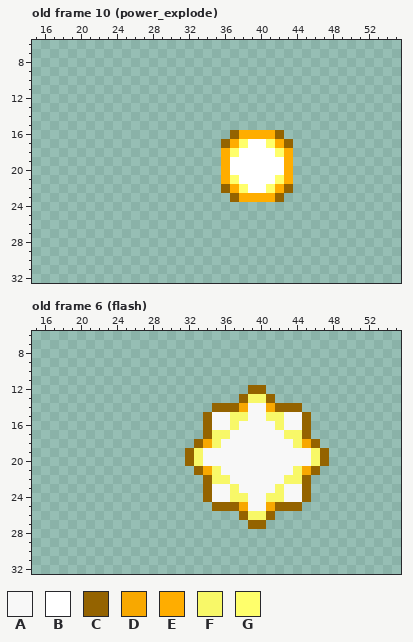
Two versions of one pixel-art file, src/entities/weapons/beams/beam.aseprite. This is how it looked before the edit.
80x40 pixels, 34 frames. Colours within 5 levels of each other are drawn and written as one. Shown: old frame 10 (power_explode): x 15..55, y 6..32; old frame 6 (flash): x 15..55, y 6..32. The commit also changed other frames, which this record leaves out.
Palette (. is transparent): A #f8f8f8  B #ffffff  C #946300  D #f8a800  E #ffad00  F #f8f868  G #ffff6b
Pixels before, old frame 10 (power_explode), first column x 36:
16 .CEEEEC.
17 CEGBBGEC
18 EGBBBBGE
19 EBBBBBBE
20 EBBBBBBE
21 EGBBBBGE
22 CEGBBGEC
23 .CEEEEC.
Pixels before, old frame 6 (flash), first column x 32:
12 .......CC.......
13 ......CFFC......
14 ...CCCDAADCCC...
15 ..CAAFFAAFFAAC..
16 ..CAAFAAAAFAAC..
17 ..CFFAAAAAAFFC..
18 .CDFAAAAAAAAFDC.
19 CFAAAAAAAAAAAAFC
20 CFAAAAAAAAAAAAFC
21 .CDFAAAAAAAAFDC.
22 ..CFFAAAAAAFFC..
23 ..CAAFAAAAFAAC..
24 ..CAAFFAAFFAAC..
25 ...CCCDAADCCC...
26 ......CFFC......
27 .......CC.......
The same view after the edit:
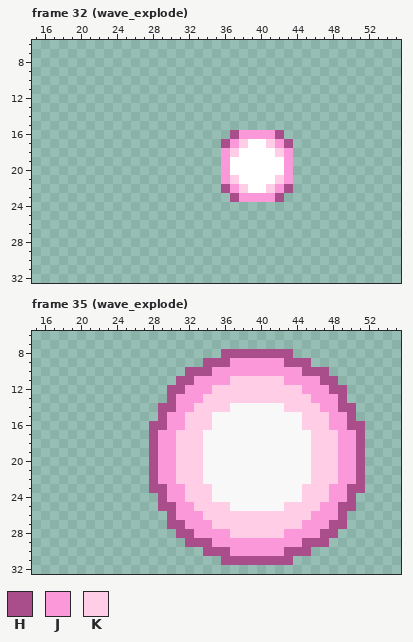
Colours new in this view: H #a94e8a  J #fb98d9  K #ffcee6
A new or re-ordered frame is compared with the old frame closest to it.
The author wrote: ice beam works
Edits made:
layer "Wave" added
layer "Layer" removed
frames re-ordered
Frame 32 (wave_explode) against old frame 10 (power_explode), layer "Wave":
y 16: x 37..42 CEEEEC -> HJJJJH
y 17: x 36..38 CEG -> HJK; x 41..43 GEC -> KJH
y 18: x 36..37 EG -> JK; x 42..43 GE -> KJ
y 19..20: x 36 E -> J; x 43 E -> J
y 21: x 36..37 EG -> JK; x 42..43 GE -> KJ
y 22: x 36..38 CEG -> HJK; x 41..43 GEC -> KJH
y 23: x 37..42 CEEEEC -> HJJJJH
Frame 35 (wave_explode) against old frame 6 (flash), layer "Wave":
y 8: x 36..43 ........ -> HHHHHHHH
y 9: x 34..45 ............ -> HHHJJJJJJHHH
y 10: x 32..47 ................ -> HHHJJJJJJJJJJHHH
y 11: x 31..48 .................. -> HHJJJJKKKKKKJJJJHH
y 12: x 30..49 .........CC......... -> HHJJJKKKKKKKKKKJJJHH
y 13: x 30..49 ........CFFC........ -> HJJJKKKKKKKKKKKKJJJH
y 14: x 29..38 ......CCCD -> HHJJKKKKAA; x 41..50 DCCC...... -> AAKKKKJJHH
y 15: x 29..34 .....C -> HJJKKK; x 37..38 FF -> AA; x 41..42 FF -> AA; x 45..50 C..... -> KKKJJH
y 16: x 28..34 ......C -> HHJJKKK; x 37 F -> A; x 42 F -> A; x 45..51 C...... -> KKKJJHH
y 17: x 28..36 ......CFF -> HJJKKKAAA; x 43..51 FFC...... -> AAAKKKJJH
y 18: x 28..35 .....CDF -> HJJKKKAA; x 44..51 FDC..... -> AAKKKJJH
y 19..20: x 28..33 ....CF -> HJJKKK; x 46..51 FC.... -> KKKJJH
y 21: x 28..35 .....CDF -> HJJKKKAA; x 44..51 FDC..... -> AAKKKJJH
y 22: x 28..36 ......CFF -> HJJKKKAAA; x 43..51 FFC...... -> AAAKKKJJH
y 23: x 28..34 ......C -> HHJJKKK; x 37 F -> A; x 42 F -> A; x 45..51 C...... -> KKKJJHH
y 24: x 29..34 .....C -> HJJKKK; x 37..38 FF -> AA; x 41..42 FF -> AA; x 45..50 C..... -> KKKJJH
y 25: x 29..38 ......CCCD -> HHJJKKKKAA; x 41..50 DCCC...... -> AAKKKKJJHH
y 26: x 30..49 ........CFFC........ -> HJJJKKKKKKKKKKKKJJJH
y 27: x 30..49 .........CC......... -> HHJJJKKKKKKKKKKJJJHH
y 28: x 31..48 .................. -> HHJJJJKKKKKKJJJJHH
y 29: x 32..47 ................ -> HHHJJJJJJJJJJHHH
y 30: x 34..45 ............ -> HHHJJJJJJHHH
y 31: x 36..43 ........ -> HHHHHHHH
Boxes around the changes in both pictures, in picture pixels (x1, y1, x2, y2):
changed: (221, 130, 293, 202)
changed: (149, 349, 365, 565)
